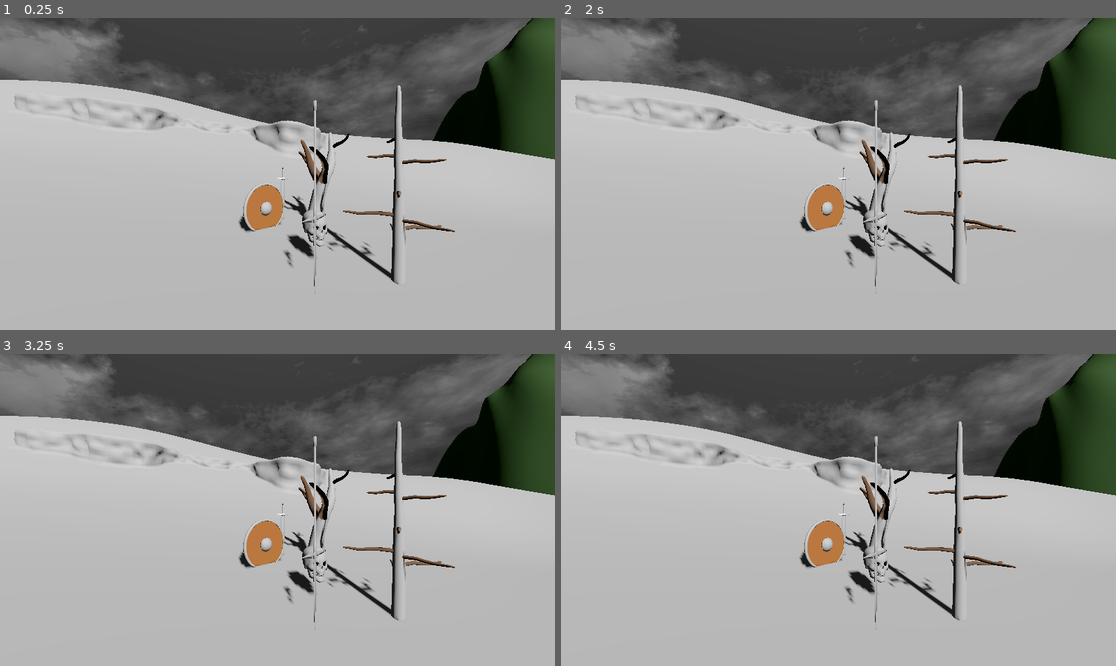
Above: before the commit, frames 1-4 (two rows, left to right).
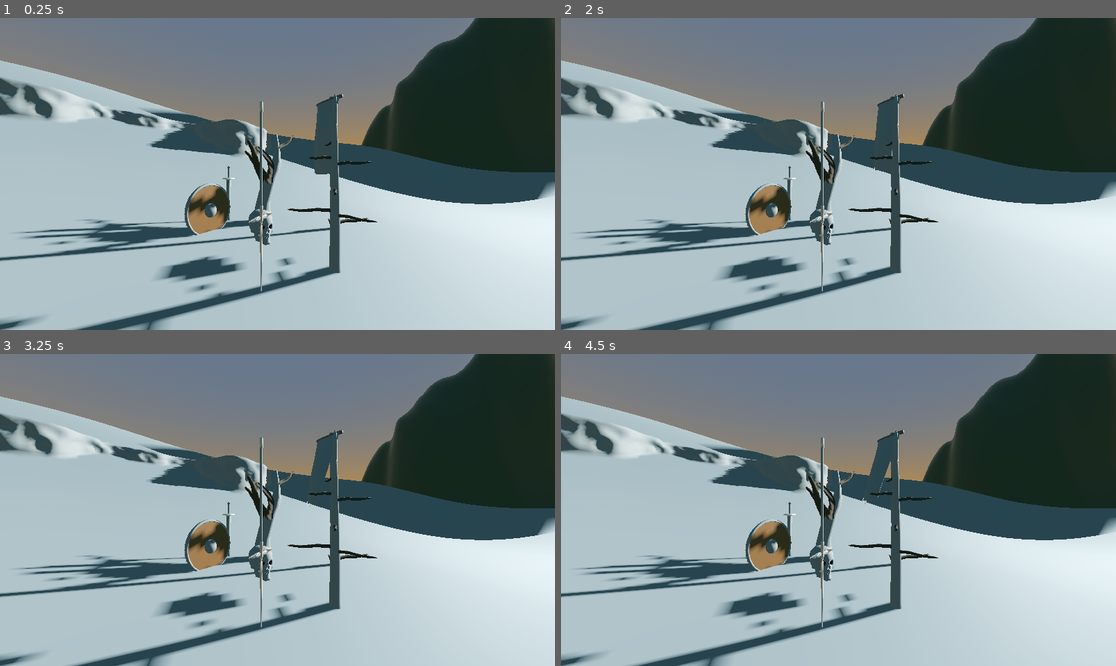
Above: after the commit, the same moments.

Repository: eldskald/godot4-cel-shader
Game: Godot game, scene res://sample-scene.tscn
Two runs of this game, one before a commit and one after it. Both use one fixed random seed, a clock stepped at 60 frames per second and the inputs below. Before the commit the project has no main scene; this scene is started directly in both runs.
Inputs:
- Up to frame 1 (0.25 s): no input
- Up to frame 2 (2 s): no input
- Up to frame 3 (3.25 s): tap Enter at 2 s; tap Space at 2.75 s
- Up to frame 4 (4.5 s): no input

The runs differ from the first frame. In frame 1, 69% of the frame differs, in the area x 0-100%, y 0-100%; in frame 2, 69%; in frame 3, 69%; in frame 4, 69%.

Commit message:
fix banner cloth

Diff:
--- /dev/null
+++ b/src/materials/materials/cloth-1.tres
@@ -0,0 +1,13 @@
+[gd_resource type="ShaderMaterial" load_steps=2 format=3 uid="uid://c2278ea5y38ul"]
+
+[ext_resource type="Shader" path="res://shaders/cel-shader-translucent.gdshader" id="2_uqr2a"]
+
+[resource]
+render_priority = 0
+shader = ExtResource("2_uqr2a")
+shader_parameter/backlight = Color(1, 1, 1, 1)
+shader_parameter/color = Color(0.53, 0.3445, 0.347592, 1)
+shader_parameter/specular = Color(0, 0, 0, 0.501961)
+shader_parameter/fresnel = Color(0, 0, 0, 0.301961)
+shader_parameter/uv_scale = Vector2(1, 1)
+shader_parameter/uv_offset = Vector2(0, 0)
--- /dev/null
+++ b/src/models/nodes/banner-1.tscn
@@ -0,0 +1,88 @@
+[gd_scene load_steps=5 format=3 uid="uid://bt8wlqkmgclib"]
+
+[ext_resource type="PackedScene" uid="uid://ckbjxwegslf" path="res://models/models/banner-1.glb" id="1_auohb"]
+[ext_resource type="Material" uid="uid://b30hw7jthmxmu" path="res://materials/materials/wood-1.tres" id="2_onvrp"]
+[ext_resource type="Material" uid="uid://c2278ea5y38ul" path="res://materials/materials/cloth-1.tres" id="3_cjsqq"]
+[ext_resource type="ArrayMesh" uid="uid://cfilb6w18liup" path="res://models/models/banner-cloth-1.obj" id="3_mtp1o"]
+
+[node name="banner-1" instance=ExtResource("1_auohb")]
+
+[node name="Shaft" parent="." index="0"]
+surface_material_override/0 = ExtResource("2_onvrp")
+
+[node name="Shaft001" parent="." index="1"]
+surface_material_override/0 = ExtResource("2_onvrp")
+
+[node name="SoftBody3D" type="SoftBody3D" parent="." index="2"]
+transform = Transform3D(0.999709, 0.0241006, 0, -0.0241006, 0.999709, 0, 0, 0, 1, -0.0921617, 1.60077, -0.0203542)
+cast_shadow = 0
+mesh = ExtResource("3_mtp1o")
+surface_material_override/0 = ExtResource("3_cjsqq")
+total_mass = 1.01
+linear_stiffness = 0.1
+pinned_points = [24, 148, 147, 45, 43, 167, 26, 133, 236, 105, 130, 235, 142, 101, 172, 131, 100, 151, 141, 152]
+attachments/0/point_index = 24
+attachments/0/spatial_attachment_path = NodePath("../Armature/Skeleton3D/BoneAttachment3D")
+attachments/0/offset = Vector3(-0.109259, 0.965074, 0.0583953)
+attachments/1/point_index = 148
+attachments/1/spatial_attachment_path = NodePath("../Armature/Skeleton3D/BoneAttachment3D")
+attachments/1/offset = Vector3(-0.0671107, 0.989696, 0.0594114)
+attachments/2/point_index = 147
+attachments/2/spatial_attachment_path = NodePath("../Armature/Skeleton3D/BoneAttachment3D")
+attachments/2/offset = Vector3(-0.0661627, 0.965074, 0.0200883)
+attachments/3/point_index = 45
+attachments/3/spatial_attachment_path = NodePath("../Armature/Skeleton3D/BoneAttachment3D")
+attachments/3/offset = Vector3(-0.024962, 0.965074, 0.0604275)
+attachments/4/point_index = 43
+attachments/4/spatial_attachment_path = NodePath("../Armature/Skeleton3D/BoneAttachment3D")
+attachments/4/offset = Vector3(-0.024962, 0.790726, 0.0604275)
+attachments/5/point_index = 167
+attachments/5/spatial_attachment_path = NodePath("../Armature/Skeleton3D/BoneAttachment3D")
+attachments/5/offset = Vector3(-0.0661627, 0.790726, 0.0200883)
+attachments/6/point_index = 26
+attachments/6/spatial_attachment_path = NodePath("../Armature/Skeleton3D/BoneAttachment3D")
+attachments/6/offset = Vector3(-0.109259, 0.790726, 0.0583953)
+attachments/7/point_index = 133
+attachments/7/spatial_attachment_path = NodePath("../Armature/Skeleton3D/BoneAttachment3D")
+attachments/7/offset = Vector3(-0.109259, 0.591756, 0.0583953)
+attachments/8/point_index = 236
+attachments/8/spatial_attachment_path = NodePath("../Armature/Skeleton3D/BoneAttachment3D")
+attachments/8/offset = Vector3(-0.0661627, 0.591756, 0.0200883)
+attachments/9/point_index = 105
+attachments/9/spatial_attachment_path = NodePath("../Armature/Skeleton3D/BoneAttachment3D")
+attachments/9/offset = Vector3(-0.024962, 0.591756, 0.0604275)
+attachments/10/point_index = 130
+attachments/10/spatial_attachment_path = NodePath("../Armature/Skeleton3D/BoneAttachment3D")
+attachments/10/offset = Vector3(-0.109259, 0.392787, 0.0583953)
+attachments/11/point_index = 235
+attachments/11/spatial_attachment_path = NodePath("../Armature/Skeleton3D/BoneAttachment3D")
+attachments/11/offset = Vector3(-0.0661627, 0.392787, 0.0200883)
+attachments/12/point_index = 142
+attachments/12/spatial_attachment_path = NodePath("../Armature/Skeleton3D/BoneAttachment3D")
+attachments/12/offset = Vector3(-0.024962, 0.392787, 0.0604275)
+attachments/13/point_index = 101
+attachments/13/spatial_attachment_path = NodePath("../Armature/Skeleton3D/BoneAttachment3D")
+attachments/13/offset = Vector3(-0.024962, 0.193817, 0.0604275)
+attachments/14/point_index = 172
+attachments/14/spatial_attachment_path = NodePath("../Armature/Skeleton3D/BoneAttachment3D")
+attachments/14/offset = Vector3(-0.0661627, 0.193817, 0.0200883)
+attachments/15/point_index = 131
+attachments/15/spatial_attachment_path = NodePath("../Armature/Skeleton3D/BoneAttachment3D")
+attachments/15/offset = Vector3(-0.109259, 0.193817, 0.0583953)
+attachments/16/point_index = 100
+attachments/16/spatial_attachment_path = NodePath("../Armature/Skeleton3D/BoneAttachment3D")
+attachments/16/offset = Vector3(-0.024962, 0.0194691, 0.0604275)
+attachments/17/point_index = 151
+attachments/17/spatial_attachment_path = NodePath("../Armature/Skeleton3D/BoneAttachment3D")
+attachments/17/offset = Vector3(-0.0671107, -0.00515249, 0.0594114)
+attachments/18/point_index = 141
+attachments/18/spatial_attachment_path = NodePath("../Armature/Skeleton3D/BoneAttachment3D")
+attachments/18/offset = Vector3(-0.109259, 0.0194691, 0.0583953)
+attachments/19/point_index = 152
+attachments/19/spatial_attachment_path = NodePath("../Armature/Skeleton3D/BoneAttachment3D")
+attachments/19/offset = Vector3(-0.0661627, 0.0194691, 0.0200883)
+
+[node name="BoneAttachment3D" type="BoneAttachment3D" parent="Armature/Skeleton3D" index="0"]
+transform = Transform3D(1, 0, 0, 0, 1, -1.77636e-15, 0, 1.77636e-15, 1, 0, 3.68883e-08, 3.73771e-08)
+bone_name = "Bone"
+bone_idx = 0
--- a/src/models/nodes/ground-2.tscn
+++ b/src/models/nodes/ground-2.tscn
@@ -12,7 +12,9 @@
 surface_material_override/1 = ExtResource("3_ytoqi")
 
 [node name="Grid001" parent="." index="1"]
+cast_shadow = 0
 surface_material_override/0 = ExtResource("4_nwkj6")
 
 [node name="Grid002" parent="." index="2"]
+cast_shadow = 0
 surface_material_override/0 = ExtResource("4_nwkj6")
--- a/src/project.godot
+++ b/src/project.godot
@@ -11,6 +11,7 @@
 [application]
 
 config/name="Godot 4 Cel Shader"
+run/main_scene="res://sample-scene.tscn"
 config/features=PackedStringArray("4.0", "Forward Plus")
 config/icon="res://icon.svg"
 
--- a/src/sample-scene.tscn
+++ b/src/sample-scene.tscn
@@ -1,6 +1,5 @@
-[gd_scene load_steps=11 format=3 uid="uid://w4k1fp8lu7tr"]
+[gd_scene load_steps=13 format=3 uid="uid://w4k1fp8lu7tr"]
 
-[ext_resource type="Material" uid="uid://b8fg4sf7meyfv" path="res://materials/vfx/sky.tres" id="1_jmqa1"]
 [ext_resource type="PackedScene" uid="uid://c5rtegb17frlh" path="res://models/nodes/ground-2.tscn" id="2_0rnuk"]
 [ext_resource type="PackedScene" path="res://models/nodes/dead-tree-1.tscn" id="4_7qvcg"]
 [ext_resource type="PackedScene" uid="uid://qhwe2yhkr5vk" path="res://models/nodes/polearm-1.tscn" id="4_qojxx"]
@@ -8,20 +7,33 @@
 [ext_resource type="PackedScene" uid="uid://dh4ugcqrvgpdq" path="res://models/nodes/shield-1.tscn" id="5_yoddf"]
 [ext_resource type="PackedScene" uid="uid://x5u5qv4eorfh" path="res://models/nodes/sword-1.tscn" id="6_fnwlx"]
 [ext_resource type="PackedScene" uid="uid://0vce6ybed2ug" path="res://models/nodes/skull-1.tscn" id="7_6ib85"]
+[ext_resource type="PackedScene" uid="uid://bt8wlqkmgclib" path="res://models/nodes/banner-1.tscn" id="8_0qa47"]
 
-[sub_resource type="Sky" id="Sky_3glnw"]
-sky_material = ExtResource("1_jmqa1")
+[sub_resource type="ProceduralSkyMaterial" id="ProceduralSkyMaterial_bncm2"]
+sky_top_color = Color(0.384314, 0.454902, 0.54902, 1)
+sky_horizon_color = Color(0.878431, 0.580392, 0.184314, 1)
+sky_energy_multiplier = 0.8
+ground_bottom_color = Color(0.384314, 0.454902, 0.54902, 1)
+ground_horizon_color = Color(0.878431, 0.580392, 0.184314, 1)
+ground_curve = 0.196983
+ground_energy_multiplier = 0.8
+
+[sub_resource type="Sky" id="Sky_sudva"]
+sky_material = SubResource("ProceduralSkyMaterial_bncm2")
 
 [sub_resource type="Environment" id="Environment_5lahd"]
 background_mode = 2
-sky = SubResource("Sky_3glnw")
+sky = SubResource("Sky_sudva")
 ambient_light_source = 2
-ambient_light_color = Color(0.211765, 0.211765, 0.211765, 1)
+ambient_light_color = Color(0.2, 0.372549, 0.411765, 1)
 tonemap_mode = 2
 glow_enabled = true
 glow_intensity = 1.0
 glow_strength = 0.6
 glow_blend_mode = 1
+
+[sub_resource type="BoxShape3D" id="BoxShape3D_jecce"]
+size = Vector3(27.6, 2.6, 15.2)
 
 [node name="Node3D" type="Node3D"]
 
@@ -29,14 +41,25 @@
 environment = SubResource("Environment_5lahd")
 
 [node name="DirectionalLight3D" type="DirectionalLight3D" parent="."]
-transform = Transform3D(1, 0, 0, 0, 0.808925, 0.587912, 0, -0.587912, 0.808925, 0.606105, 1.00613, -0.852877)
+transform = Transform3D(0.0424201, -0.394876, 0.917755, -0.0144824, 0.918242, 0.395755, -0.998995, -0.0300793, 0.0332332, 0.606105, 2.60517, 0.518529)
 light_indirect_energy = 0.0
 shadow_enabled = true
 directional_shadow_mode = 1
 
 [node name="Camera3D" type="Camera3D" parent="."]
-transform = Transform3D(0.943049, 0, -0.332655, 0, 1, 0, 0.332655, 0, 0.943049, -0.572528, 0.704281, 3.49133)
+transform = Transform3D(0.824818, 0, -0.565399, 0, 1, 0, 0.565399, 0, 0.824818, -0.572528, 0.704281, 3.49133)
 current = true
+
+[node name="Wind" type="Area3D" parent="."]
+transform = Transform3D(1, 0, 0, 0, 1, 0, 0, 0, 1, 0, 2.2, 3.6)
+wind_force_magnitude = 5.0
+wind_source_path = NodePath("Node3D")
+
+[node name="CollisionShape3D" type="CollisionShape3D" parent="Wind"]
+shape = SubResource("BoxShape3D_jecce")
+
+[node name="Node3D" type="Node3D" parent="Wind"]
+transform = Transform3D(-0.0937608, 0, 0.995595, 0, 1, 0, -0.995595, 0, -0.0937608, 0, 0, 0)
 
 [node name="ground-2" parent="." instance=ExtResource("2_0rnuk")]
 transform = Transform3D(1, 0, 0, 0, 1, 0, 0, 0, 1, 0, 4.5, 0)
@@ -58,3 +81,6 @@
 
 [node name="skull-1" parent="." instance=ExtResource("7_6ib85")]
 transform = Transform3D(1, 0, 0, 0, 1, 0, 0, 0, 1, 0.5, 0.162194, 1.6)
+
+[node name="banner-1" parent="." instance=ExtResource("8_0qa47")]
+transform = Transform3D(1, 0, 0, 0, 1, 0, 0, 0, 1, 2.13899, -0.240866, 1.17151)
--- /dev/null
+++ b/src/shaders/cel-shader-translucent.gdshader
@@ -0,0 +1,184 @@
+shader_type spatial;
+
+#define USE_ALPHA 0
+#define USE_ALPHA_CUTOFF 0
+#define USE_EMISSION 0
+#define USE_REFLECTIONS 0
+#define USE_NORMAL_MAP 0
+#define USE_OCCLUSION 0
+#define USE_ANISOTROPY 0
+#define USE_BACKLIGHT 1
+#define USE_REFRACTION 0
+
+#if USE_ALPHA
+render_mode depth_draw_always;
+#endif
+
+#include "includes/base-cel-shader.gdshaderinc"
+
+#if USE_EMISSION
+#include "includes/emission.gdshaderinc"
+#endif
+
+#if USE_REFLECTIONS
+#include "includes/reflections.gdshaderinc"
+#endif
+
+#if USE_NORMAL_MAP
+#include "includes/normal-map.gdshaderinc"
+#endif
+
+#if USE_OCCLUSION
+#include "includes/occlusion.gdshaderinc"
+#endif
+
+#if USE_ANISOTROPY
+#include "includes/anisotropy.gdshaderinc"
+#endif
+
+#if USE_BACKLIGHT
+#include "includes/backlight.gdshaderinc"
+#endif
+
+#if USE_REFRACTION
+#include "includes/refraction.gdshaderinc"
+#elif !USE_REFRACTION && USE_ALPHA
+#include "includes/transparency.gdshaderinc"
+#endif
+
+group_uniforms BaseProperties;
+#if USE_ALPHA_CUTOFF
+uniform float alpha_cutoff: hint_range(0.0, 1.0) = 0.5;
+#endif
+uniform vec4 color: source_color = vec4(0.7, 0.12, 0.86, 1.0);
+uniform sampler2D base_texture: source_color;
+uniform vec4 specular: source_color = vec4(0.3, 0.3, 0.3, 0.5);
+uniform sampler2D specular_texture: hint_default_white;
+uniform vec4 fresnel: source_color = vec4(0.2, 0.2, 0.2, 0.3);
+uniform sampler2D fresnel_texture: hint_default_white;
+group_uniforms;
+
+varying vec3 SPECULAR_COLOR;
+varying float SPECULAR_AMOUNT;
+varying vec3 FRESNEL_COLOR;
+varying float FRESNEL_AMOUNT;
+
+group_uniforms Tiling;
+uniform vec2 uv_scale = vec2(1,1);
+uniform vec2 uv_offset = vec2(0,0);
+group_uniforms;
+
+void vertex() {
+	UV = UV * uv_scale.xy + uv_offset.xy;
+}
+
+void fragment() {
+	ALBEDO = color.rgb * texture(base_texture, UV).rgb;
+#if USE_ALPHA
+	float alpha = color.a * texture(base_texture, UV).a;
+	ALBEDO *= alpha;
+#elif USE_ALPHA_CUTOFF
+	ALPHA = color.a * texture(base_texture, UV).a;
+	ALPHA_SCISSOR_THRESHOLD = color.a * texture(base_texture, UV).a;
+#endif
+
+#if USE_REFRACTION && USE_ALPHA
+	EMISSION += refraction_fragment(alpha, NORMAL, SCREEN_UV, FRAGCOORD.z);
+#elif !USE_REFRACTION && USE_ALPHA
+	EMISSION += transparency_fragment(alpha, SCREEN_UV);
+#endif
+
+	SPECULAR_COLOR = specular.rgb * texture(specular_texture, UV).rgb;
+	SPECULAR_AMOUNT = specular.a * texture(specular_texture, UV).a;
+	FRESNEL_COLOR = fresnel.rgb * texture(fresnel_texture, UV).rgb;
+	FRESNEL_AMOUNT = fresnel.a * texture(fresnel_texture, UV).a;
+
+#if USE_EMISSION
+	EMISSION += emission_fragment(UV);
+#endif
+
+#if USE_REFLECTIONS
+	Surface surf = reflections_fragment(UV);
+	METALLIC = surf.metallic;
+	ROUGHNESS = surf.roughness;
+#endif
+
+#if USE_NORMAL_MAP
+	NormalData normal = normal_map_fragment(UV, NORMAL, TANGENT, BINORMAL);
+	NORMAL = normal.vector;
+	NORMAL_MAP = normal.map;
+	NORMAL_MAP_DEPTH = normal.depth;
+#endif
+
+#if USE_OCCLUSION
+	OcclusionData occlusion = occlusion_fragment(UV);
+	AO = occlusion.ao;
+	AO_LIGHT_AFFECT = occlusion.ao_light_affect;
+#endif
+
+#if USE_ANISOTROPY
+	AnisotropyData aniso = anisotropy_fragment(UV);
+	ANISOTROPY_DIR = aniso.direction;
+	ANISOTROPY_RATIO = aniso.ratio;
+#endif
+
+#if USE_BACKLIGHT
+	BACKLIGHT = backlight_fragment(UV);
+#endif
+}
+
+void light() {
+#if USE_BACKLIGHT
+	DIFFUSE_LIGHT += backlight_diffuse(
+			ALBEDO,
+			LIGHT_COLOR,
+			LIGHT,
+			NORMAL,
+			ATTENUATION,
+			BACKLIGHT
+	);
+#else
+	DIFFUSE_LIGHT += diffuse_light(
+			ALBEDO,
+			LIGHT_COLOR,
+			LIGHT,
+			NORMAL,
+			ATTENUATION
+	);
+#endif
+
+#if USE_ANISOTROPY
+	SPECULAR_LIGHT += anisotropy_specular(
+			LIGHT_COLOR,
+			SPECULAR_COLOR,
+			SPECULAR_AMOUNT,
+			NORMAL,
+			VIEW,
+			LIGHT,
+			ATTENUATION,
+			UV,
+			ANISOTROPY_DIR,
+			ANISOTROPY_RATIO
+	);
+#else
+	SPECULAR_LIGHT += specular_light(
+			LIGHT_COLOR,
+			SPECULAR_COLOR,
+			SPECULAR_AMOUNT,
+			NORMAL,
+			VIEW,
+			LIGHT,
+			ATTENUATION
+	);
+#endif
+
+	SPECULAR_LIGHT += fresnel_light(
+			LIGHT_COLOR,
+			FRESNEL_COLOR,
+			FRESNEL_AMOUNT,
+			NORMAL,
+			VIEW,
+			LIGHT,
+			ATTENUATION
+	);
+}
Binary file added: src/models/models/banner-1.glb
Not shown, added: src/models/models/banner-cloth-1.mtl
Not shown, added: src/models/models/banner-cloth-1.obj
